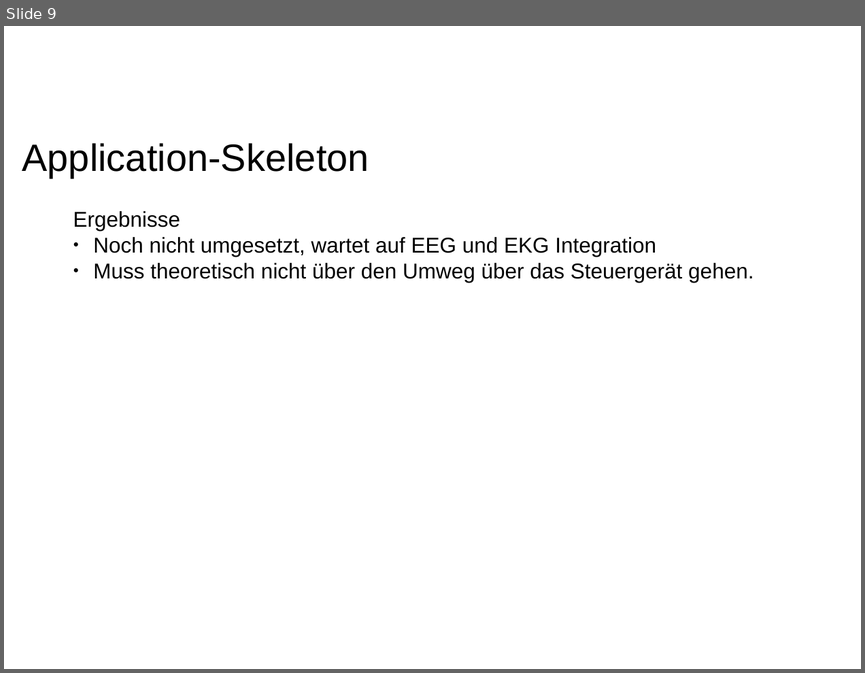
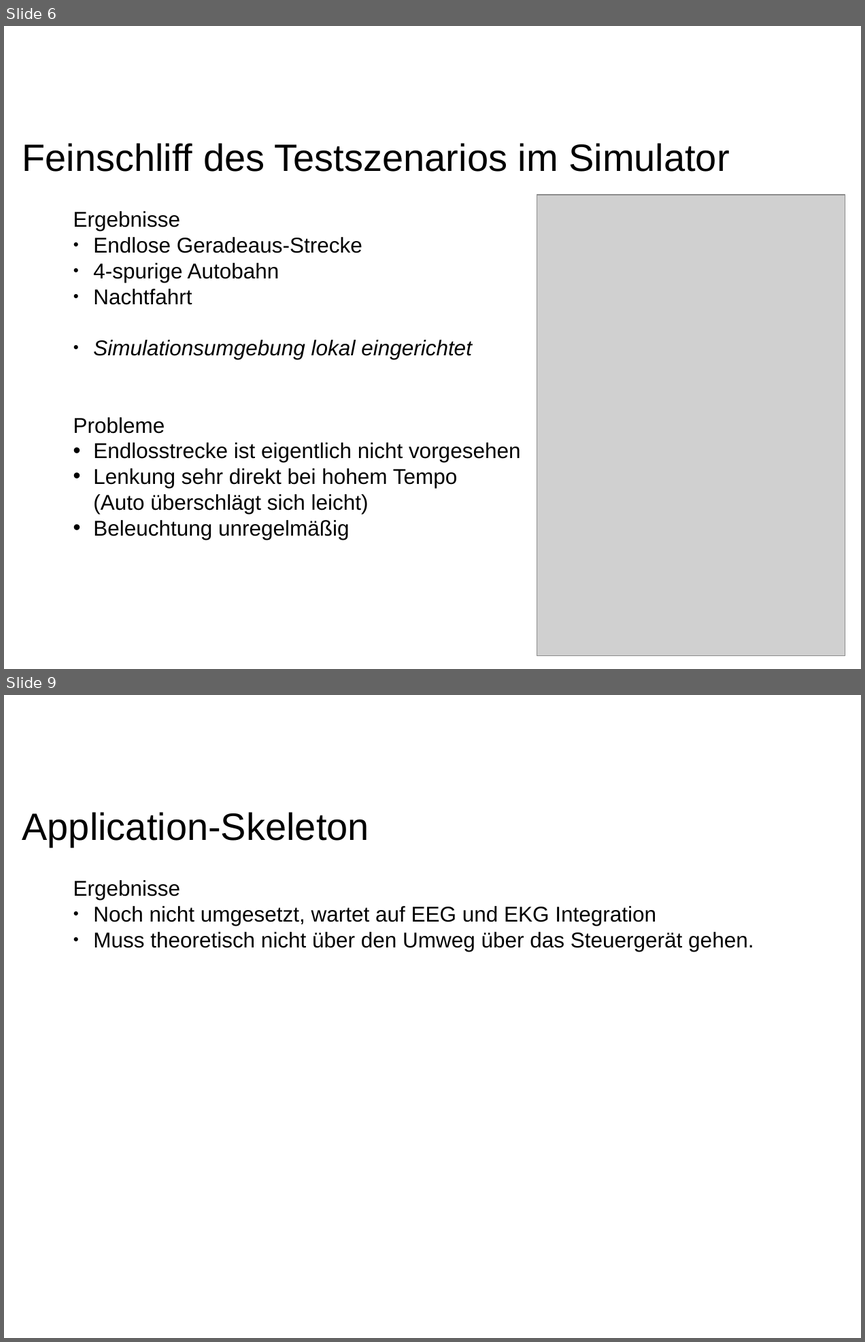
Before and after one commit to ppasler/current-adas, a slide deck: project/Zwischenstand.odp. Shown one above the other, each under a label of ours: slide 9 before the commit, slides 6 and 9 after it; the slides between them are not shown. The pictures are 865x673 and 865x1342 pixels, drawn with LibreOffice and Linux fonts; fonts in the diff are those of the drawing; grey boxes stand for pictures; background and template pictures are left out. Boxes give left, top, right and bottom in pixels: in the first picture for what was removed or moved away, otherwise in the second. Text is boxed around its words. In the diff, an @@ line names an element or a change of style, - is before the commit and + after.

```diff
--- a/project/Zwischenstand.odp
+++ b/project/Zwischenstand.odp
@@ slide 6 added at [4, 26, 861, 669], background #FFFFFF @@
@@ text added at [22, 143, 729, 172], 32 pt, text #000000 @@
+Feinschliff des Testszenarios im Simulator
@@ picture added at [537, 195, 844, 656] @@
@@ text added at [73, 211, 521, 539], 18 pt, text #000000 @@
+Ergebnisse
+● Endlose Geradeaus-Strecke
+● 4-spurige Autobahn
+● Nachtfahrt
+● Simulationsumgebung lokal eingerichtet
+Probleme
+• Endlosstrecke ist eigentlich nicht vorgesehen
+• Lenkung sehr direkt bei hohem Tempo
+  (Auto überschlägt sich leicht)
+• Beleuchtung unregelmäßig
```
Also in this commit, not shown: 1 slide changed, 5 other slides added, 6 slides removed, 8 other files.
